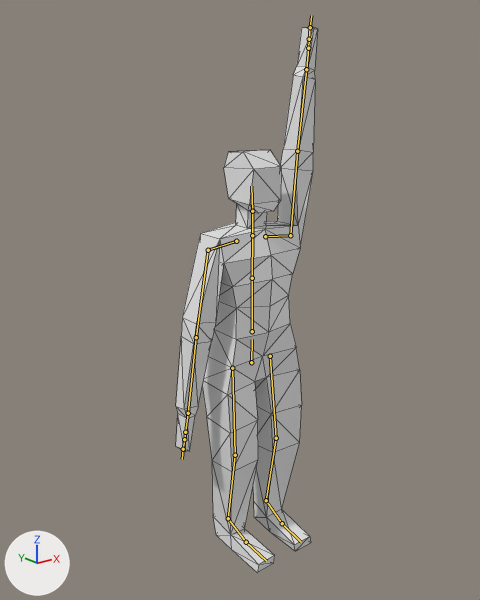
The glTF model models/person.glb: old version first, new version second.
Rendered twice from a camera (50 mm lens) standing at (-1.501, -1.805, 1.732) and looking at (-0.066, -0.012, 1.015). Arrows for +X, +Y and +Z are at lower left; the lights stay in place. Both versions are drawn at frame 24 of the action 'bones.001'; the numbers are the values there. The bones that bend it are drawn over the model as lines. Mesh edges are drawn as thin lines.

The first picture shows 'body'.
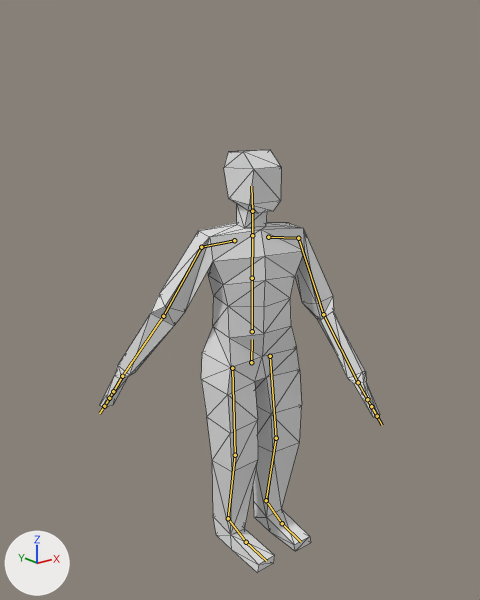
Boxes [x1, y1, x2, y2] around the edits, measured in the pictures (480 x 600 px):
'body', posed (97% wider, 22% shorter)
    before: [176, 27, 318, 573]
    after: [100, 150, 380, 573]
bone 'UpperArm.L', root to tip
    before: (290, 235) to (297, 151)
    after: (298, 238) to (323, 314)
bone 'LowerArm.L', root to tip
    before: (297, 151) to (306, 69)
    after: (323, 314) to (358, 382)
bone 'UpperArm.R', root to tip
    before: (208, 250) to (196, 337)
    after: (201, 247) to (163, 316)
bone 'LowerArm.R', root to tip
    before: (196, 337) to (188, 413)
    after: (163, 316) to (122, 376)
bone 'Hand.R', root to tip
    before: (188, 413) to (185, 432)
    after: (122, 376) to (113, 391)

The edits, one by one:
Bone 'LowerSpine' (bone_lowerspine) turns from (0, 0, 0) to (0, -15, 0) degrees about its own x, y and z.
Bone 'UpperArm.L' (bone_upperarm_l) turns from (78, 17, -21) to (-72, 4, 19) degrees about its own x, y and z.
Bone 'LowerArm.L' (bone_lowerarm_l) turns from (0, 0, 0) to (-2, 34, -24) degrees about its own x, y and z.
Bone 'Head' (bone_head) turns from (16, -1, 8) to (16, 13, 13) degrees about its own x, y and z.
Bone 'UpperArm.R' (bone_upperarm_r) turns from (-74, -16, -20) to (-54, -31, -24) degrees about its own x, y and z.
Bone 'LowerArm.R' (bone_lowerarm_r) turns from (0, 0, 0) to (16, 44, 21) degrees about its own x, y and z.
Bone 'Hand.R' (bone_hand_r) turns from (0, 0, 0) to (-4, 6, -4) degrees about its own x, y and z.
